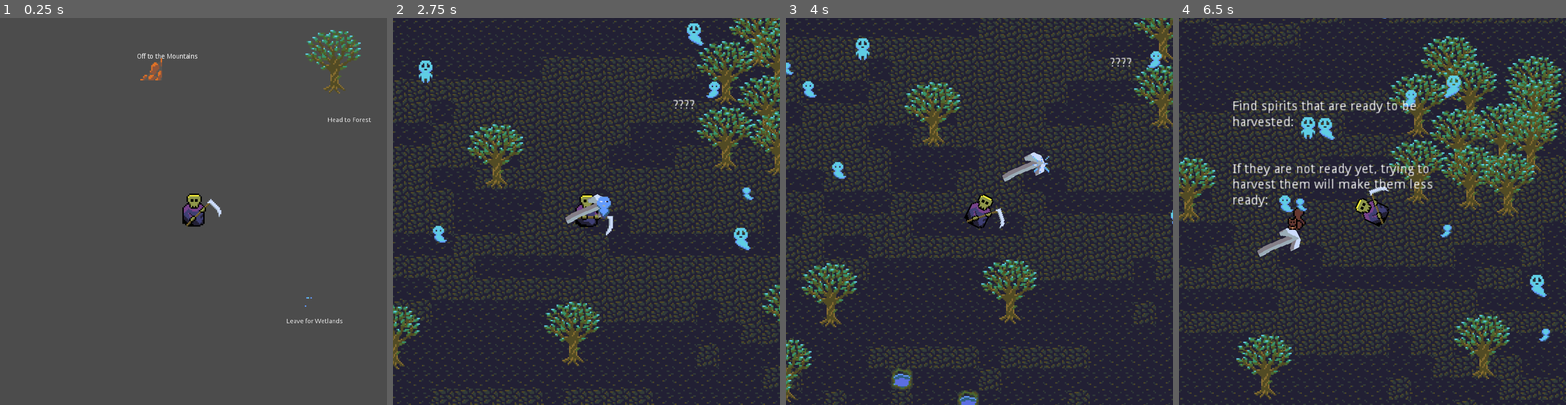
Above: before the commit, frames 1-4 (left to right).
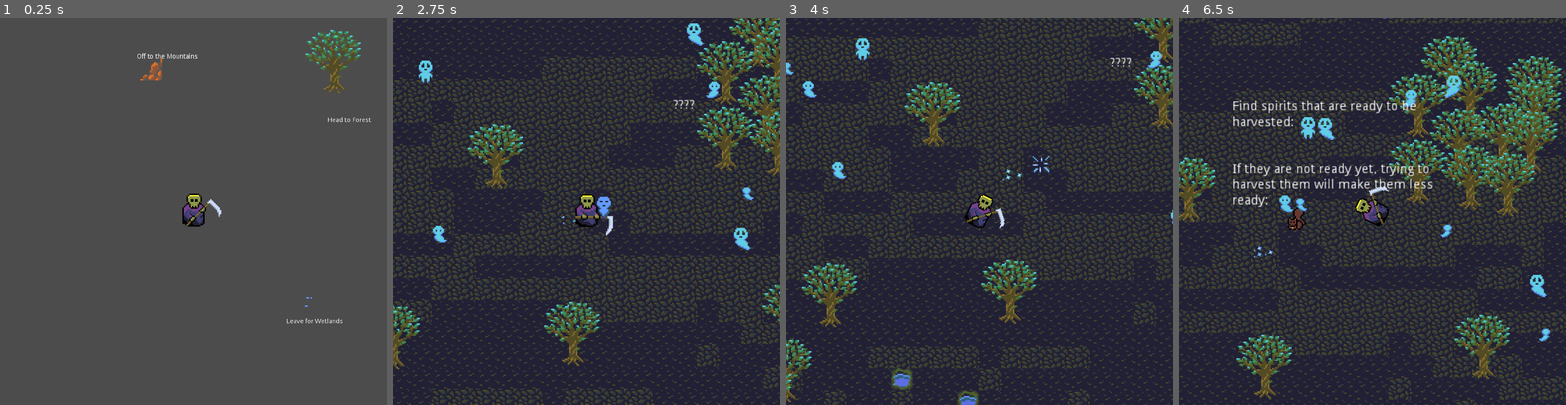
Above: after the commit, the same moments.

Repository: Tinsuit/GrimHarvester
Game: Godot game, scene res://World.tscn
The game is run twice, just before and just after one commit, with the same random seed, the same clock (stepped at 60 frames per second) and the same inputs.
Inputs (mouse positions are in pixels of both pictures, inside the frame that each line leads up to):
- Up to frame 1 (0.25 s): no input
- Up to frame 2 (2.75 s): tap Enter at 0.5 s; move the mouse to (671, 192) at 0.52 s; click (671, 192) at 0.67 s; drag from (509, 230) to (652, 107) at 1.27 s; move the mouse to (625, 126) at 2.02 s; click (625, 126) at 2.17 s
- Up to frame 3 (4 s): drag from (960, 288) to (832, 234) at 2.77 s; move the mouse to (1095, 269) at 3.52 s; click (1095, 269) at 3.67 s
- Up to frame 4 (6.5 s): drag from (1256, 153) to (1550, 141) at 4.27 s; move the mouse to (1391, 211) at 5.02 s; click (1391, 211) at 5.17 s; drag from (1314, 114) to (1461, 29) at 5.77 s

The runs differ from the first frame. In frame 1, less than 0.1% of the frame differs, in the area x 79-80%, y 72-75%; in frame 2, 0.2%; in frame 3, 0.3%; in frame 4, 0.4%, in the area x 19-32%, y 54-62%.

Commit message:
cool arrow

Diff:
--- a/project/Forest.tscn
+++ b/project/Forest.tscn
@@ -11,7 +11,7 @@
 [ext_resource path="res://textures/water tilemap 3x.png" type="Texture" id=9]
 [ext_resource path="res://textures/bear-Sheet3x.png" type="Texture" id=10]
 [ext_resource path="res://textures/squirrel3x.png" type="Texture" id=11]
-[ext_resource path="res://textures/arrow.png" type="Texture" id=12]
+[ext_resource path="res://textures/sparkles-moving-Sheet.png" type="Texture" id=12]
 
 [sub_resource type="TileSet" id=9]
 0/name = "ground3x.png 0"
@@ -72,6 +72,89 @@
 [sub_resource type="RectangleShape2D" id=15]
 extents = Vector2( 39.5, 39 )
 
+[sub_resource type="AtlasTexture" id=16]
+flags = 4
+atlas = ExtResource( 12 )
+region = Rect2( 0, 0, 144, 48 )
+
+[sub_resource type="AtlasTexture" id=17]
+flags = 4
+atlas = ExtResource( 12 )
+region = Rect2( 0, 48, 144, 48 )
+
+[sub_resource type="AtlasTexture" id=18]
+flags = 4
+atlas = ExtResource( 12 )
+region = Rect2( 0, 96, 144, 48 )
+
+[sub_resource type="AtlasTexture" id=19]
+flags = 4
+atlas = ExtResource( 12 )
+region = Rect2( 0, 144, 144, 48 )
+
+[sub_resource type="AtlasTexture" id=20]
+flags = 4
+atlas = ExtResource( 12 )
+region = Rect2( 0, 192, 144, 48 )
+
+[sub_resource type="AtlasTexture" id=21]
+flags = 4
+atlas = ExtResource( 12 )
+region = Rect2( 0, 240, 144, 48 )
+
+[sub_resource type="AtlasTexture" id=22]
+flags = 4
+atlas = ExtResource( 12 )
+region = Rect2( 0, 288, 144, 48 )
+
+[sub_resource type="AtlasTexture" id=23]
+flags = 4
+atlas = ExtResource( 12 )
+region = Rect2( 0, 336, 144, 48 )
+
+[sub_resource type="AtlasTexture" id=24]
+flags = 4
+atlas = ExtResource( 12 )
+region = Rect2( 0, 384, 144, 48 )
+
+[sub_resource type="AtlasTexture" id=25]
+flags = 4
+atlas = ExtResource( 12 )
+region = Rect2( 0, 432, 144, 48 )
+
+[sub_resource type="AtlasTexture" id=26]
+flags = 4
+atlas = ExtResource( 12 )
+region = Rect2( 0, 480, 144, 48 )
+
+[sub_resource type="AtlasTexture" id=27]
+flags = 4
+atlas = ExtResource( 12 )
+region = Rect2( 0, 528, 144, 48 )
+
+[sub_resource type="AtlasTexture" id=28]
+flags = 4
+atlas = ExtResource( 12 )
+region = Rect2( 0, 576, 144, 48 )
+
+[sub_resource type="AtlasTexture" id=29]
+flags = 4
+atlas = ExtResource( 12 )
+region = Rect2( 0, 624, 144, 48 )
+
+[sub_resource type="AtlasTexture" id=30]
+flags = 4
+atlas = ExtResource( 12 )
+region = Rect2( 0, 672, 144, 48 )
+
+[sub_resource type="SpriteFrames" id=31]
+animations = [ {
+"frames": [ SubResource( 16 ), SubResource( 17 ), SubResource( 18 ), SubResource( 19 ), SubResource( 20 ), SubResource( 21 ), SubResource( 22 ), SubResource( 23 ), SubResource( 24 ), SubResource( 25 ), SubResource( 26 ), SubResource( 27 ), SubResource( 28 ), SubResource( 29 ), SubResource( 30 ) ],
+"loop": true,
+"name": "default",
+"speed": 5.0
+} ]
+
 [node name="Forest" type="Node2D"]
 script = ExtResource( 3 )
 
@@ -650,8 +733,8 @@
 margin_bottom = 80.0
 color = Color( 0.184314, 0.0313726, 0.0313726, 1 )
 
-[node name="Arrow" type="Sprite" parent="."]
-texture = ExtResource( 12 )
+[node name="Arrow" type="AnimatedSprite" parent="."]
+frames = SubResource( 31 )
 
 [connection signal="body_entered" from="Talky/Area2D" to="Talky" method="_on_Area2D_body_entered"]
 [connection signal="body_exited" from="Talky/Area2D" to="Talky" method="_on_Area2D_body_exited"]
--- a/project/WetlandsV2.tscn
+++ b/project/WetlandsV2.tscn
@@ -6,7 +6,7 @@
 [ext_resource path="res://scenes/PlayerGrim.tscn" type="PackedScene" id=4]
 [ext_resource path="res://scripts/Talky.gd" type="Script" id=5]
 [ext_resource path="res://scripts/Wetlands.gd" type="Script" id=6]
-[ext_resource path="res://textures/arrow.png" type="Texture" id=7]
+[ext_resource path="res://resources/arrow_frames.tres" type="SpriteFrames" id=7]
 
 [sub_resource type="CircleShape2D" id=1]
 radius = 191.003
@@ -39,217 +39,217 @@
 [node name="ShimmerA" type="AnimatedSprite" parent="Shimmers"]
 position = Vector2( 240, 528 )
 frames = ExtResource( 2 )
-frame = 2
+frame = 4
 playing = true
 centered = false
 
 [node name="ShimmerA2" type="AnimatedSprite" parent="Shimmers"]
 position = Vector2( 480, 528 )
 frames = ExtResource( 2 )
-frame = 2
+frame = 4
 playing = true
 centered = false
 
 [node name="ShimmerA3" type="AnimatedSprite" parent="Shimmers"]
 position = Vector2( 192, 432 )
 frames = ExtResource( 2 )
-frame = 2
+frame = 4
 playing = true
 centered = false
 
 [node name="ShimmerA4" type="AnimatedSprite" parent="Shimmers"]
 position = Vector2( 384, 432 )
 frames = ExtResource( 2 )
-frame = 2
+frame = 4
 playing = true
 centered = false
 
 [node name="ShimmerA5" type="AnimatedSprite" parent="Shimmers"]
 position = Vector2( 720, 624 )
 frames = ExtResource( 2 )
-frame = 2
+frame = 4
 playing = true
 centered = false
 
 [node name="ShimmerA6" type="AnimatedSprite" parent="Shimmers"]
 position = Vector2( 48, 864 )
 frames = ExtResource( 2 )
-frame = 2
+frame = 4
 playing = true
 centered = false
 
 [node name="ShimmerA7" type="AnimatedSprite" parent="Shimmers"]
 position = Vector2( 192, 864 )
 frames = ExtResource( 2 )
-frame = 2
+frame = 4
 playing = true
 centered = false
 
 [node name="ShimmerA8" type="AnimatedSprite" parent="Shimmers"]
 position = Vector2( 624, 1008 )
 frames = ExtResource( 2 )
-frame = 2
+frame = 4
 playing = true
 centered = false
 
 [node name="ShimmerA9" type="AnimatedSprite" parent="Shimmers"]
 position = Vector2( 1152, 912 )
 frames = ExtResource( 2 )
-frame = 2
+frame = 4
 playing = true
 centered = false
 
 [node name="ShimmerA10" type="AnimatedSprite" parent="Shimmers"]
 position = Vector2( 960, 912 )
 frames = ExtResource( 2 )
-frame = 2
+frame = 4
 playing = true
 centered = false
 
 [node name="ShimmerA11" type="AnimatedSprite" parent="Shimmers"]
 position = Vector2( 1008, 1008 )
 frames = ExtResource( 2 )
-frame = 2
+frame = 4
 playing = true
 centered = false
 
 [node name="ShimmerA12" type="AnimatedSprite" parent="Shimmers"]
 position = Vector2( 672, 480 )
 frames = ExtResource( 2 )
-frame = 2
+frame = 4
 playing = true
 centered = false
 
 [node name="ShimmerA13" type="AnimatedSprite" parent="Shimmers"]
 position = Vector2( -144, 528 )
 frames = ExtResource( 2 )
-frame = 2
+frame = 4
 playing = true
 centered = false
 
 [node name="ShimmerA14" type="AnimatedSprite" parent="Shimmers"]
 position = Vector2( -144, 528 )
 frames = ExtResource( 2 )
-frame = 2
+frame = 4
 playing = true
 centered = false
 
 [node name="ShimmerB" type="AnimatedSprite" parent="Shimmers"]
 position = Vector2( 528, 288 )
 frames = ExtResource( 3 )
-frame = 2
+frame = 4
 playing = true
 centered = false
 
 [node name="ShimmerB2" type="AnimatedSprite" parent="Shimmers"]
 position = Vector2( 576, 240 )
 frames = ExtResource( 3 )
-frame = 2
+frame = 4
 playing = true
 centered = false
 
 [node name="ShimmerB3" type="AnimatedSprite" parent="Shimmers"]
 position = Vector2( 720, 240 )
 frames = ExtResource( 3 )
-frame = 2
+frame = 4
 playing = true
 centered = false
 
 [node name="ShimmerB4" type="AnimatedSprite" parent="Shimmers"]
 position = Vector2( -144, 144 )
 frames = ExtResource( 3 )
-frame = 2
+frame = 4
 playing = true
 centered = false
 
 [node name="ShimmerB5" type="AnimatedSprite" parent="Shimmers"]
 position = Vector2( -528, 384 )
 frames = ExtResource( 3 )
-frame = 2
+frame = 4
 playing = true
 centered = false
 
 [node name="ShimmerB6" type="AnimatedSprite" parent="Shimmers"]
 position = Vector2( -672, 528 )
 frames = ExtResource( 3 )
-frame = 2
+frame = 4
 playing = true
 centered = false
 
 [node name="ShimmerB7" type="AnimatedSprite" parent="Shimmers"]
 position = Vector2( 1296, 432 )
 frames = ExtResource( 3 )
-frame = 2
+frame = 4
 playing = true
 centered = false
 
 [node name="ShimmerB8" type="AnimatedSprite" parent="Shimmers"]
 position = Vector2( 1344, 624 )
 frames = ExtResource( 3 )
-frame = 2
+frame = 4
 playing = true
 centered = false
 
 [node name="ShimmerB9" type="AnimatedSprite" parent="Shimmers"]
 position = Vector2( 960, 816 )
 frames = ExtResource( 3 )
-frame = 2
+frame = 4
 playing = true
 centered = false
 
 [node name="ShimmerB10" type="AnimatedSprite" parent="Shimmers"]
 position = Vector2( 480, 864 )
 frames = ExtResource( 3 )
-frame = 2
+frame = 4
 playing = true
 centered = false
 
 [node name="ShimmerB11" type="AnimatedSprite" parent="Shimmers"]
 position = Vector2( -192, 816 )
 frames = ExtResource( 3 )
-frame = 2
+frame = 4
 playing = true
 centered = false
 
 [node name="ShimmerB12" type="AnimatedSprite" parent="Shimmers"]
 position = Vector2( 48, 1008 )
 frames = ExtResource( 3 )
-frame = 2
+frame = 4
 playing = true
 centered = false
 
 [node name="ShimmerB13" type="AnimatedSprite" parent="Shimmers"]
 position = Vector2( 864, 1056 )
 frames = ExtResource( 3 )
-frame = 2
+frame = 4
 playing = true
 centered = false
 
 [node name="ShimmerB14" type="AnimatedSprite" parent="Shimmers"]
 position = Vector2( 576, 384 )
 frames = ExtResource( 3 )
-frame = 2
+frame = 4
 playing = true
 centered = false
 
 [node name="ShimmerB15" type="AnimatedSprite" parent="Shimmers"]
 position = Vector2( 720, 384 )
 frames = ExtResource( 3 )
-frame = 2
+frame = 4
 playing = true
 centered = false
 
 [node name="ShimmerB16" type="AnimatedSprite" parent="Shimmers"]
 position = Vector2( 768, 432 )
 frames = ExtResource( 3 )
-frame = 2
+frame = 4
 playing = true
 centered = false
 
 [node name="ShimmerB17" type="AnimatedSprite" parent="Shimmers"]
 position = Vector2( -528, 528 )
 frames = ExtResource( 3 )
-frame = 2
+frame = 4
 playing = true
 centered = false
 
@@ -314,9 +314,9 @@
 
 [node name="Spirits" type="Node2D" parent="."]
 
-[node name="Arrow" type="Sprite" parent="."]
+[node name="Arrow" type="AnimatedSprite" parent="."]
 position = Vector2( -1511, -845 )
-texture = ExtResource( 7 )
+frames = ExtResource( 7 )
 
 [connection signal="body_entered" from="Talky/Area2D" to="Talky" method="_on_Area2D_body_entered"]
 [connection signal="body_exited" from="Talky/Area2D" to="Talky" method="_on_Area2D_body_exited"]
--- a/project/World.tscn
+++ b/project/World.tscn
@@ -90,7 +90,7 @@
 [node name="AnimatedSprite" type="AnimatedSprite" parent="."]
 position = Vector2( 672, 624 )
 frames = SubResource( 8 )
-frame = 1
+frame = 2
 playing = true
 
 [node name="Label" type="Label" parent="AnimatedSprite"]
--- /dev/null
+++ b/project/resources/arrow_frames.tres
@@ -0,0 +1,86 @@
+[gd_resource type="SpriteFrames" load_steps=17 format=2]
+
+[ext_resource path="res://textures/sparkles-moving-Sheet.png" type="Texture" id=1]
+
+[sub_resource type="AtlasTexture" id=16]
+flags = 4
+atlas = ExtResource( 1 )
+region = Rect2( 0, 0, 144, 48 )
+
+[sub_resource type="AtlasTexture" id=17]
+flags = 4
+atlas = ExtResource( 1 )
+region = Rect2( 0, 48, 144, 48 )
+
+[sub_resource type="AtlasTexture" id=18]
+flags = 4
+atlas = ExtResource( 1 )
+region = Rect2( 0, 96, 144, 48 )
+
+[sub_resource type="AtlasTexture" id=19]
+flags = 4
+atlas = ExtResource( 1 )
+region = Rect2( 0, 144, 144, 48 )
+
+[sub_resource type="AtlasTexture" id=20]
+flags = 4
+atlas = ExtResource( 1 )
+region = Rect2( 0, 192, 144, 48 )
+
+[sub_resource type="AtlasTexture" id=21]
+flags = 4
+atlas = ExtResource( 1 )
+region = Rect2( 0, 240, 144, 48 )
+
+[sub_resource type="AtlasTexture" id=22]
+flags = 4
+atlas = ExtResource( 1 )
+region = Rect2( 0, 288, 144, 48 )
+
+[sub_resource type="AtlasTexture" id=23]
+flags = 4
+atlas = ExtResource( 1 )
+region = Rect2( 0, 336, 144, 48 )
+
+[sub_resource type="AtlasTexture" id=24]
+flags = 4
+atlas = ExtResource( 1 )
+region = Rect2( 0, 384, 144, 48 )
+
+[sub_resource type="AtlasTexture" id=25]
+flags = 4
+atlas = ExtResource( 1 )
+region = Rect2( 0, 432, 144, 48 )
+
+[sub_resource type="AtlasTexture" id=26]
+flags = 4
+atlas = ExtResource( 1 )
+region = Rect2( 0, 480, 144, 48 )
+
+[sub_resource type="AtlasTexture" id=27]
+flags = 4
+atlas = ExtResource( 1 )
+region = Rect2( 0, 528, 144, 48 )
+
+[sub_resource type="AtlasTexture" id=28]
+flags = 4
+atlas = ExtResource( 1 )
+region = Rect2( 0, 576, 144, 48 )
+
+[sub_resource type="AtlasTexture" id=29]
+flags = 4
+atlas = ExtResource( 1 )
+region = Rect2( 0, 624, 144, 48 )
+
+[sub_resource type="AtlasTexture" id=30]
+flags = 4
+atlas = ExtResource( 1 )
+region = Rect2( 0, 672, 144, 48 )
+
+[resource]
+animations = [ {
+"frames": [ SubResource( 16 ), SubResource( 17 ), SubResource( 18 ), SubResource( 19 ), SubResource( 20 ), SubResource( 21 ), SubResource( 22 ), SubResource( 23 ), SubResource( 24 ), SubResource( 25 ), SubResource( 26 ), SubResource( 27 ), SubResource( 28 ), SubResource( 29 ), SubResource( 30 ) ],
+"loop": true,
+"name": "default",
+"speed": 5.0
+} ]
--- a/project/scripts/Forest.gd
+++ b/project/scripts/Forest.gd
@@ -48,6 +48,7 @@
 			add_child(arrow)
 			arrow.position = player_grim.position
 			arrow.look_at(a_spirit)
+			arrow.play()
 			if count_left <= 3:
 				for s in $Spirits.get_children():
 					spirit.set_readiness(spirit.player.frame - 1)
--- a/project/scripts/Wetlands.gd
+++ b/project/scripts/Wetlands.gd
@@ -52,6 +52,7 @@
 			add_child($Arrow)
 			$Arrow.position = player_grim.position
 			$Arrow.look_at(a_spirit)
+			$Arrow.play()
 			if count_left <= 3:
 				for s in $Spirits.get_children():
 					spirit.set_readiness(spirit.player.frame - 1)
Not shown: 1 places in project/Forest.tscn that only renumber resources
Not shown, added: project/textures/sparkles-moving-Sheet.png.import
Not shown, changed: index.html
Not shown, changed: index.pck
